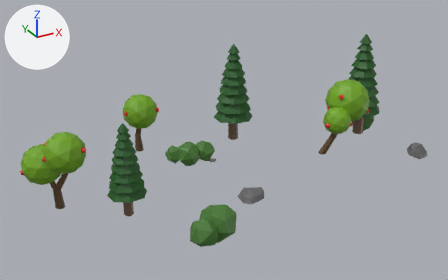
The Blender file Knight Blast 3D/Assets/Models/Knight_Blast_Fauna.blend: old version first, new version second.
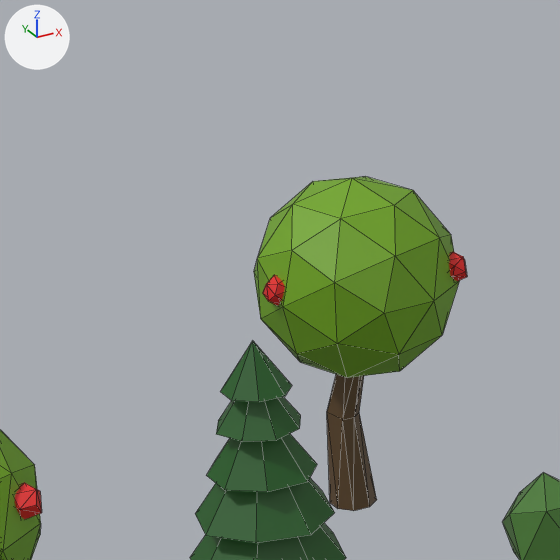
The first picture shows the older version from a 50 mm lens placed at (-12.25, -20.46, 12.42), pointed at (-0.79, 0.38, 2.0). The close-ups show both versions on the part from 18% to 39% of the width and 23% to 57% of the height of that picture; other places that the commit changed are outside them. The lights are fixed; the arrows at upper left show +X, +Y and +Z. The close-ups show mesh edges as thin lines.

The scene before the commit, as lines of its bpy script (objects in view):
```python
ob_apple_tree_2 = bpy.data.objects.new('Apple_Tree_2', me_icosphere_010)
ob_apple_tree_2.location = (-7.376, 0.559, 2.812)
ob_apple_tree_2.rotation_euler = (0.34, 0.422, -3.573)  # degrees (19, 24, -205)
ob_apple_tree_2.scale = (0.795, 0.795, 0.795)
ob_apple_tree_3 = bpy.data.objects.new('Apple_Tree_3', me_icosphere_019)
ob_apple_tree_3.location = (-3.072, 3.96, 2.495)
ob_apple_tree_3.rotation_euler = (0.34, 0.422, -3.573)  # degrees (19, 24, -205)
ob_apple_tree_3.scale = (0.795, 0.795, 0.795)
ob_bush_3 = bpy.data.objects.new('Bush_3', me_icosphere_028)
ob_bush_3.location = (-0.702, 2.436, 0.648)
ob_bush_3.rotation_euler = (-2.537, 0.156, -3.271)  # degrees (-145, 8.9, -187)
ob_bush_3.scale = (0.473, 0.473, 0.473)
# also in view: 'Tall_Tree_3' at (-5.43, -0.44, 2.09)
```
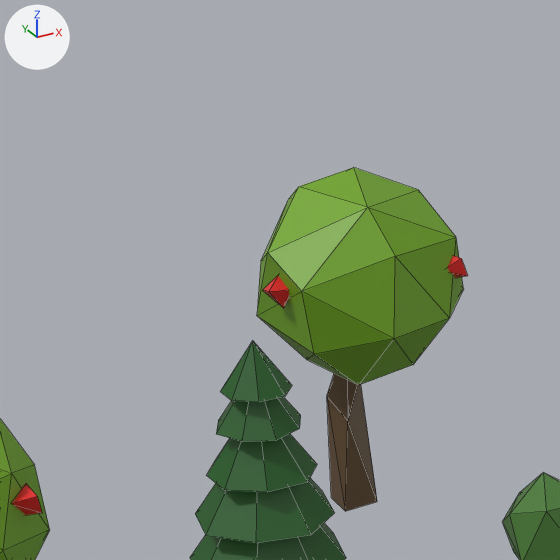
Where the change shows, as pixel boxes (x1, y1, x2, y2) in the close-ups (560 x 560 px):
'Apple_Tree_3', modifiers changed
    before: (254, 176, 467, 511)
    after: (257, 168, 468, 511)
'Apple_Tree_2', modifiers changed
    before: (0, 430, 42, 560)
    after: (0, 419, 50, 560)

What the commit changed:
Object 'Apple_Tree_2' (ob_apple_tree_2) gains a DECIMATE modifier named 'Decimate.001'.
Modifier setting: ratio = 0.5.
Modifier setting: use_collapse_triangulate = True.
Object 'Apple_Tree_3' (ob_apple_tree_3) has a DECIMATE modifier named 'Decimate'.
On modifier 'Decimate' of object 'Apple_Tree_3' (ob_apple_tree_3), ratio goes from 0.5 to 0.2.
